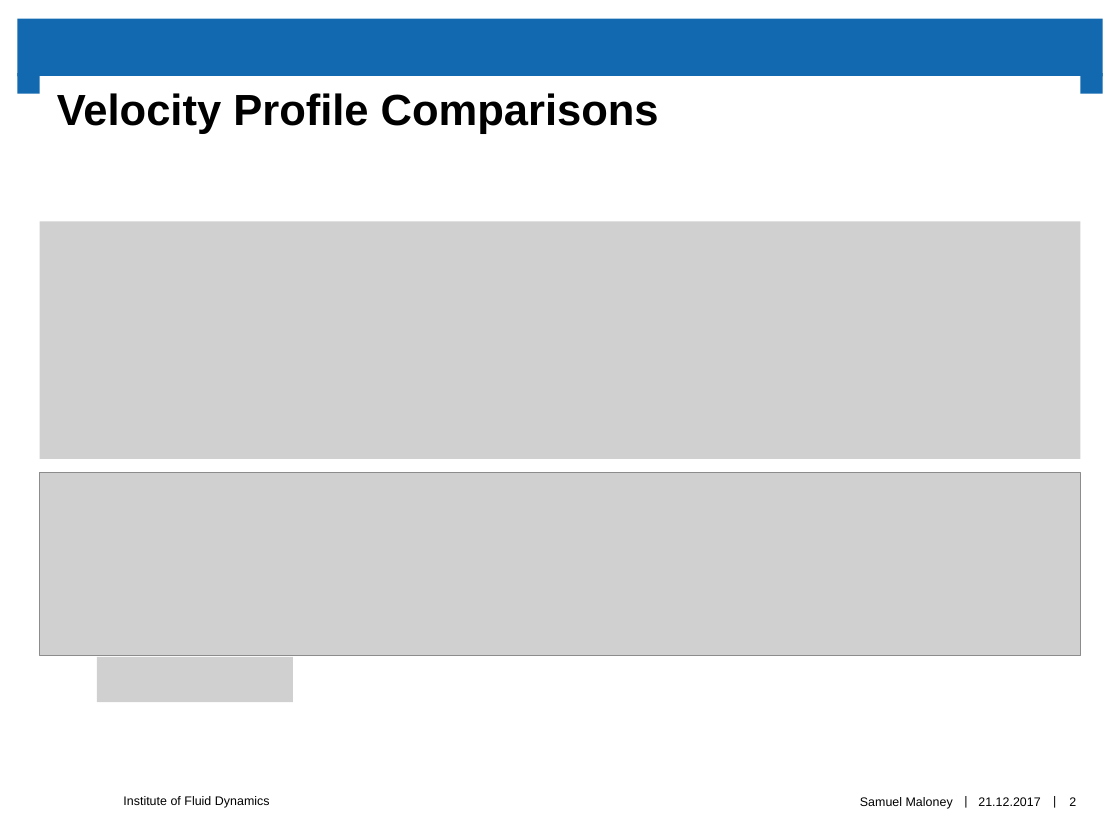
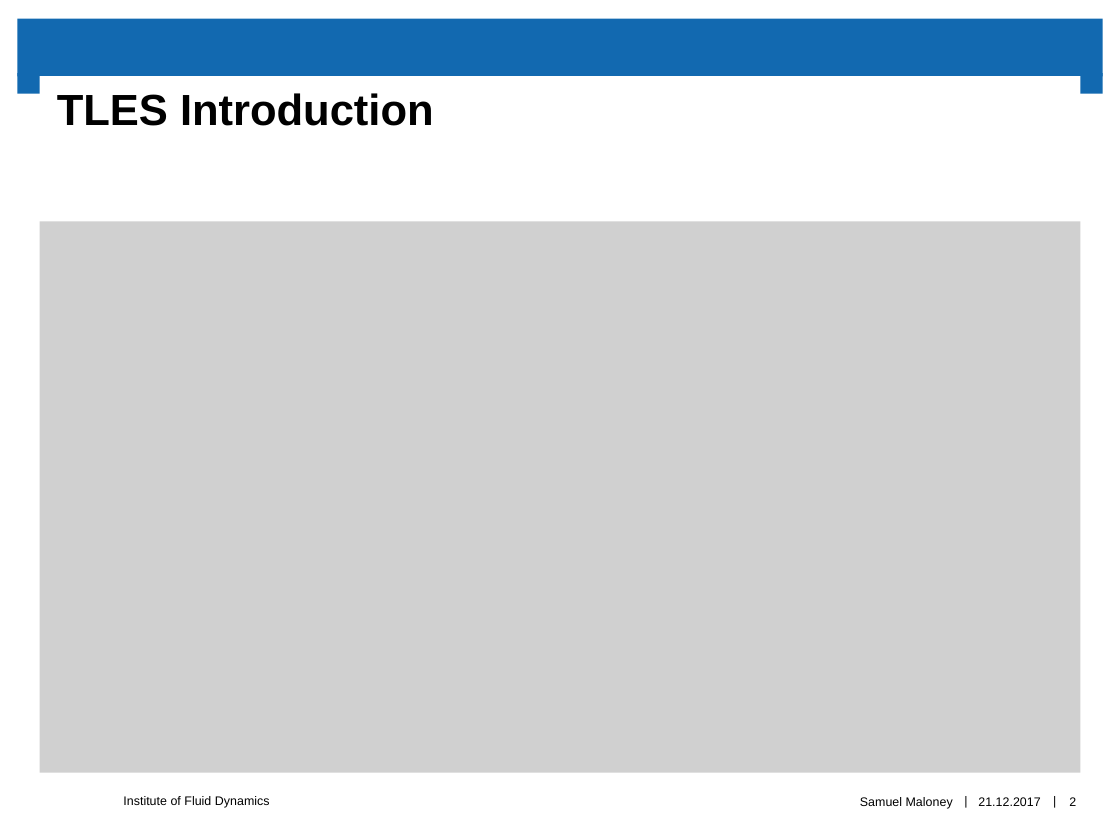
Before and after one commit to sam-maloney/msc_seminar, a slide deck: slide 2 of Presentation/maloneys_HS2017.pptx. Drawn at 1120x840 pixels with LibreOffice and Linux fonts; fonts in the diff are those of the drawing; grey boxes stand for pictures; background and template pictures are left out. Boxes give left, top, right and bottom in pixels: in the first picture for what was removed or moved away, otherwise in the second. Text is boxed around its words. In the diff, an @@ line names an element or a change of style, - is before the commit and + after.

Commit message:
Finished Presentation

```diff
--- a/Presentation/maloneys_HS2017.pptx
+++ b/Presentation/maloneys_HS2017.pptx
@@ title at (57,93,434,126): text changed @@
-Velocity Profile Comparisons
+TLES Introduction
@@ picture: place and size @@
-picture at (39,222,1080,459)
+picture at (39,222,1080,773)
@@ picture removed at (39,473,1080,656) @@
@@ picture removed at (97,657,293,702) @@
```
Also in this commit, not shown: 1 other slide changed, 13 slides added, 11 other files.
